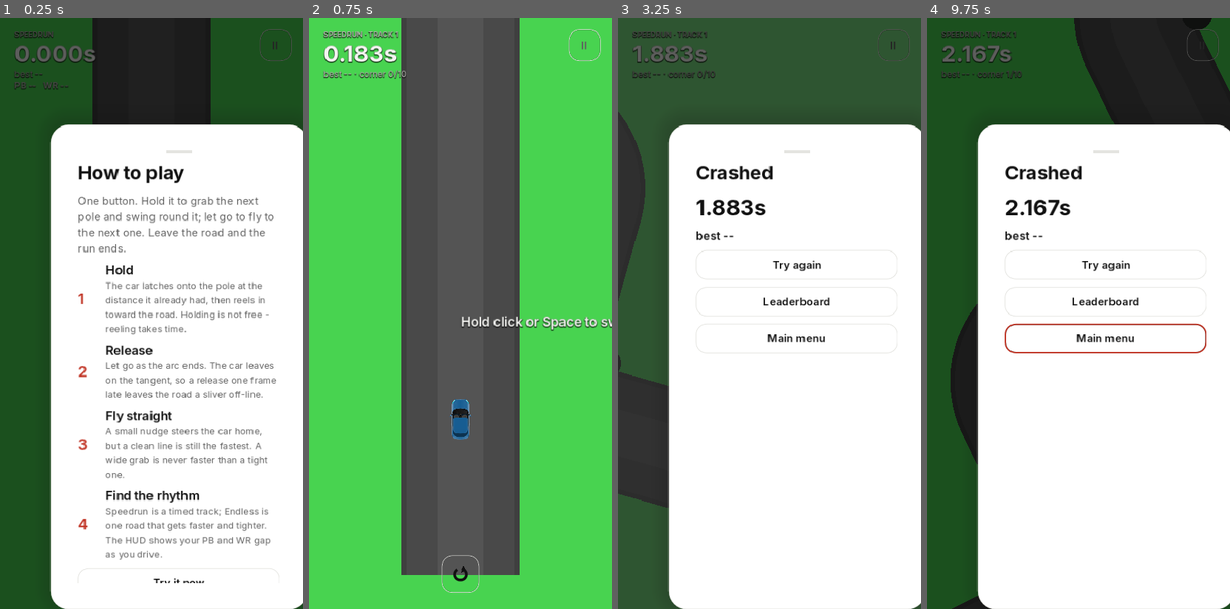
Above: before the commit, frames 1-4 (left to right).
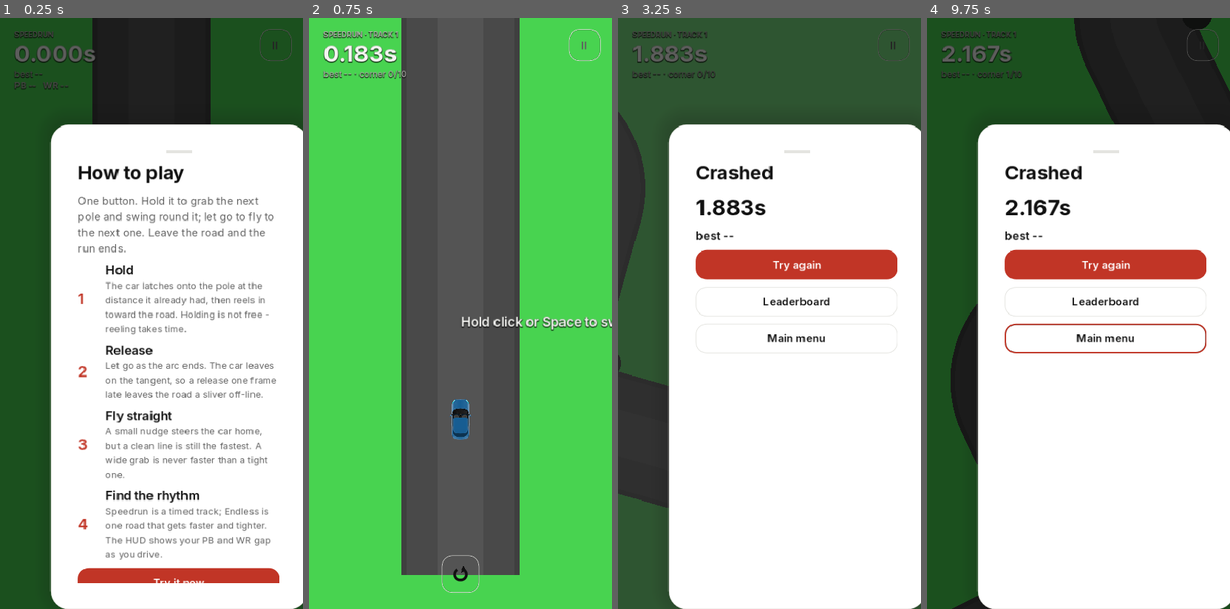
Above: after the commit, the same moments.

Repository: PolarNA0/Driftslinger-race
Game: Godot game, scene res://scenes/main.tscn
Two runs of this game, one before a commit and one after it. Both use one fixed random seed, a clock stepped at 60 frames per second and the inputs below.
Inputs (mouse positions are in pixels of both pictures, inside the frame that each line leads up to):
- Up to frame 1 (0.25 s): no input
- Up to frame 2 (0.75 s): click "Try it now" at 0.5 s
- Up to frame 3 (3.25 s): tap Enter at 1.25 s; move the mouse to (836, 283) at 1.27 s; hold Right 1.28-2 s; tap R at 1.35 s; click (836, 283) at 1.42 s; tap Space at 1.52 s; drag from (708, 343) to (754, 431) at 2.02 s; move the mouse to (799, 183) at 2.77 s; hold Right from 2.78 s (still down); tap Shift at 2.85 s
- Up to frame 4 (9.75 s): release Right at 3.5 s; click "Try again" at 3.5 s; drag from (1063, 431) to (987, 224) at 4.27 s; move the mouse to (1169, 402) at 5.02 s; hold Left 5.03-5.75 s; tap Q at 5.1 s; tap Space at 5.27, 9.02 s; click "Try again" at 5.75 s; drag from (987, 224) to (1033, 165) at 6.52 s; move the mouse to (1093, 313) at 7.27 s; hold Down 7.28-8 s; tap R at 7.35 s; click (1093, 313) at 7.42 s; drag from (1033, 165) to (1017, 343) at 8.02 s; move the mouse to (1145, 283) at 8.77 s; hold Up 8.78-9.5 s; tap Shift at 8.85 s; drag from (1017, 343) to (1063, 431) at 9.52 s

The runs differ from the first frame. In frame 1, 1.7% of the frame differs, in the area x 25-93%, y 93-96%; in frame 2, nothing differs; in frame 3, 3.4%, in the area x 25-93%, y 39-45%; in frame 4, 3.4%.

Commit message:
Give each sheet one clear primary action
The tutorial, pause, crash and finish sheets now use the accent primary button
for the action a player is meant to take; the alternatives stay ghost buttons.

Co-authored-by: openhands <openhands@all-hands.dev>

Diff:
--- a/godot/scripts/app.gd
+++ b/godot/scripts/app.gd
@@ -2109,7 +2109,7 @@
 	col.add_child(dead_dist)
 	dead_sub = _label("", 16)
 	col.add_child(dead_sub)
-	col.add_child(_button("Try again", func(): _start_run(game.seed_num)))
+	col.add_child(_primary_button("Try again", func(): _start_run(game.seed_num)))
 	col.add_child(_button("Leaderboard", func(): _show_leaderboard(game.seed_num)))
 	col.add_child(_button("Main menu", _to_menu))
 
@@ -2143,7 +2143,7 @@
 	row.add_child(btn_finish_wr)
 	btn_finish_lb = _button("Leaderboard", func(): _show_leaderboard(game.seed_num))
 	col.add_child(btn_finish_lb)
-	col.add_child(_button("Run it again", func(): _start_run(game.seed_num)))
+	col.add_child(_primary_button("Run it again", func(): _start_run(game.seed_num)))
 	col.add_child(_button("Main menu", _to_menu))
 
 
@@ -2177,7 +2177,7 @@
 	_tutorial_step(col, "2", "Release", "Let go as the arc ends. The car leaves on the tangent, so a release one frame late leaves the road a sliver off-line.")
 	_tutorial_step(col, "3", "Fly straight", "A small nudge steers the car home, but a clean line is still the fastest. A wide grab is never faster than a tight one.")
 	_tutorial_step(col, "4", "Find the rhythm", "Speedrun is a timed track; Endless is one road that gets faster and tighter. The HUD shows your PB and WR gap as you drive.")
-	col.add_child(_button("Try it now", _tutorial_start))
+	col.add_child(_primary_button("Try it now", _tutorial_start))
 	col.add_child(_button("Back to menu", _tutorial_back))
 
 
@@ -2216,7 +2216,7 @@
 
 func _build_pause() -> void:
 	var col := _new_overlay("pause", "Paused")
-	col.add_child(_button("Resume", func():
+	col.add_child(_primary_button("Resume", func():
 		_hide_overlays()
 		audio.pause_all(false)
 		game.state = "running"
